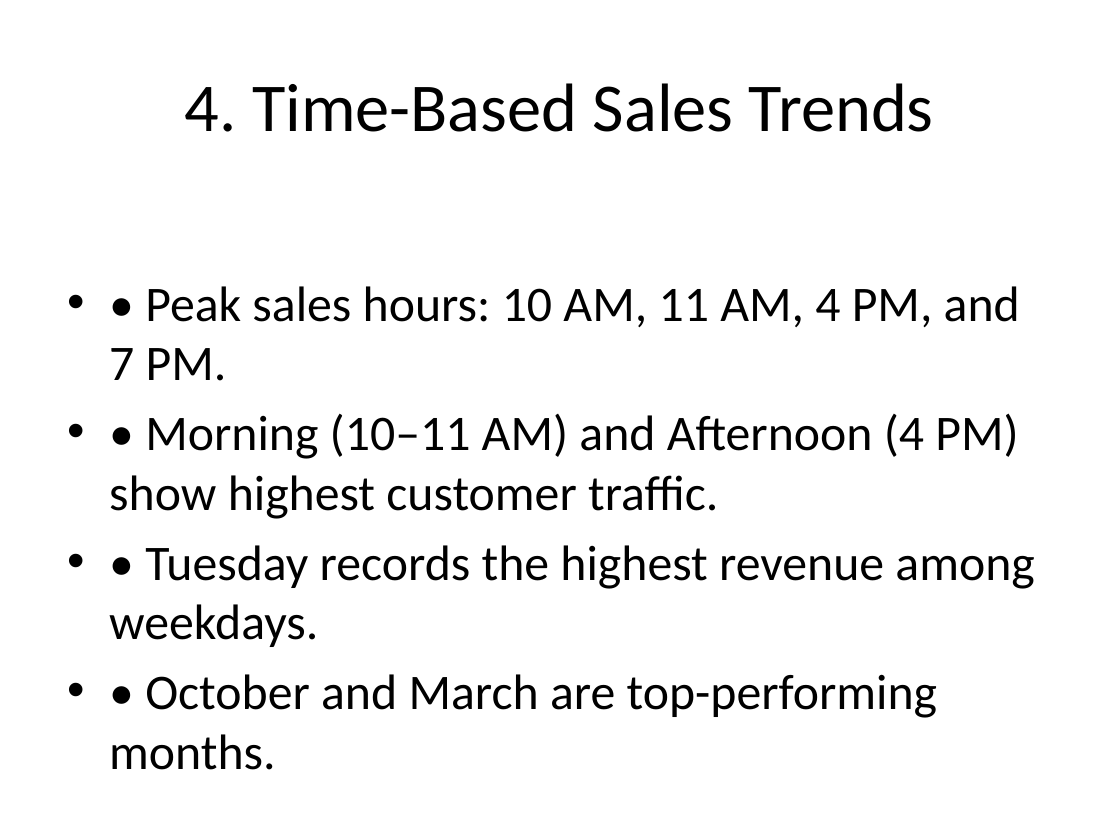
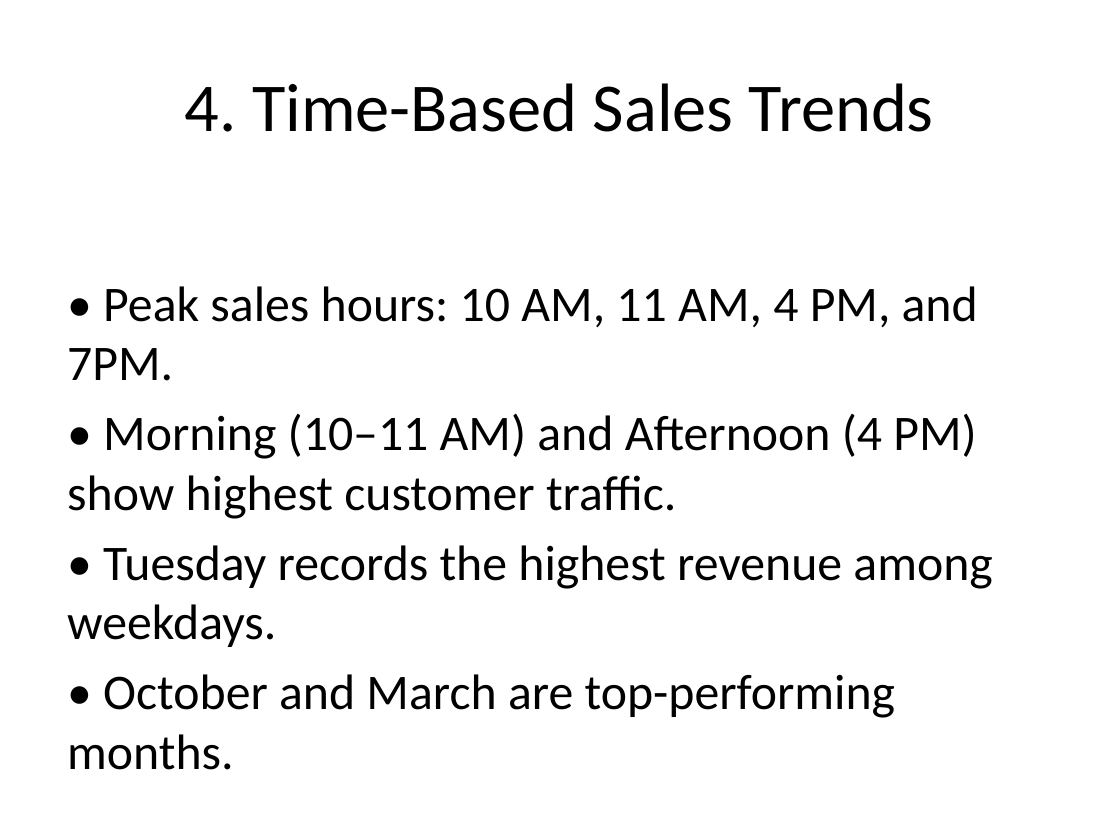
Before and after one commit to vaishnavi-231204/BIG-DATA-ANALYTICS, a slide deck: slide 5 of 7. Coffee Sales Analysis/Coffee_Sales_Analysis_Presentation (1).pptx. Drawn at 1120x840 pixels with LibreOffice and Linux fonts; fonts in the diff are those of the drawing. Boxes give left, top, right and bottom in pixels: in the first picture for what was removed or moved away, otherwise in the second. Text is boxed around its words. In the diff, an @@ line names an element or a change of style, - is before the commit and + after.

```diff
--- a/7. Coffee Sales Analysis/Coffee_Sales_Analysis_Presentation (1).pptx
+++ b/7. Coffee Sales Analysis/Coffee_Sales_Analysis_Presentation (1).pptx
@@ text at <box>67,286,978,381</box>: text changed @@
-• • Peak sales hours: 10 AM, 11 AM, 4 PM, and 7 PM.
+• Peak sales hours: 10 AM, 11 AM, 4 PM, and 7PM.
@@ text at <box>67,413,992,770</box>: bullet • to none @@
```
Also in this commit, not shown: 6 other slides changed.
